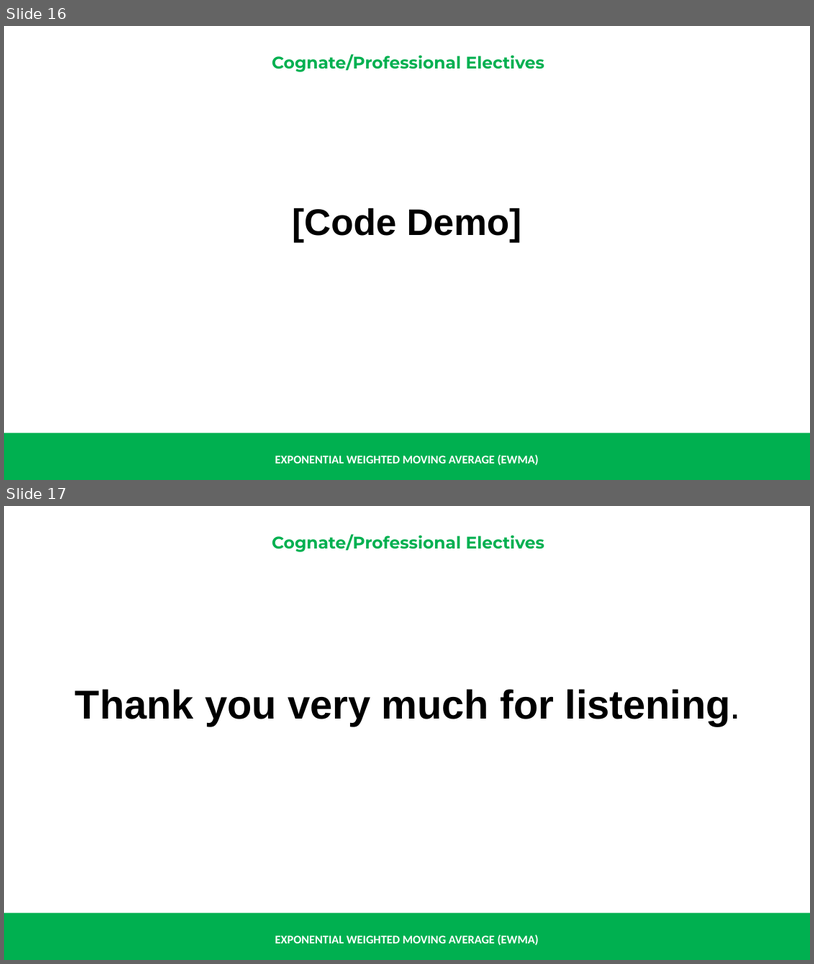
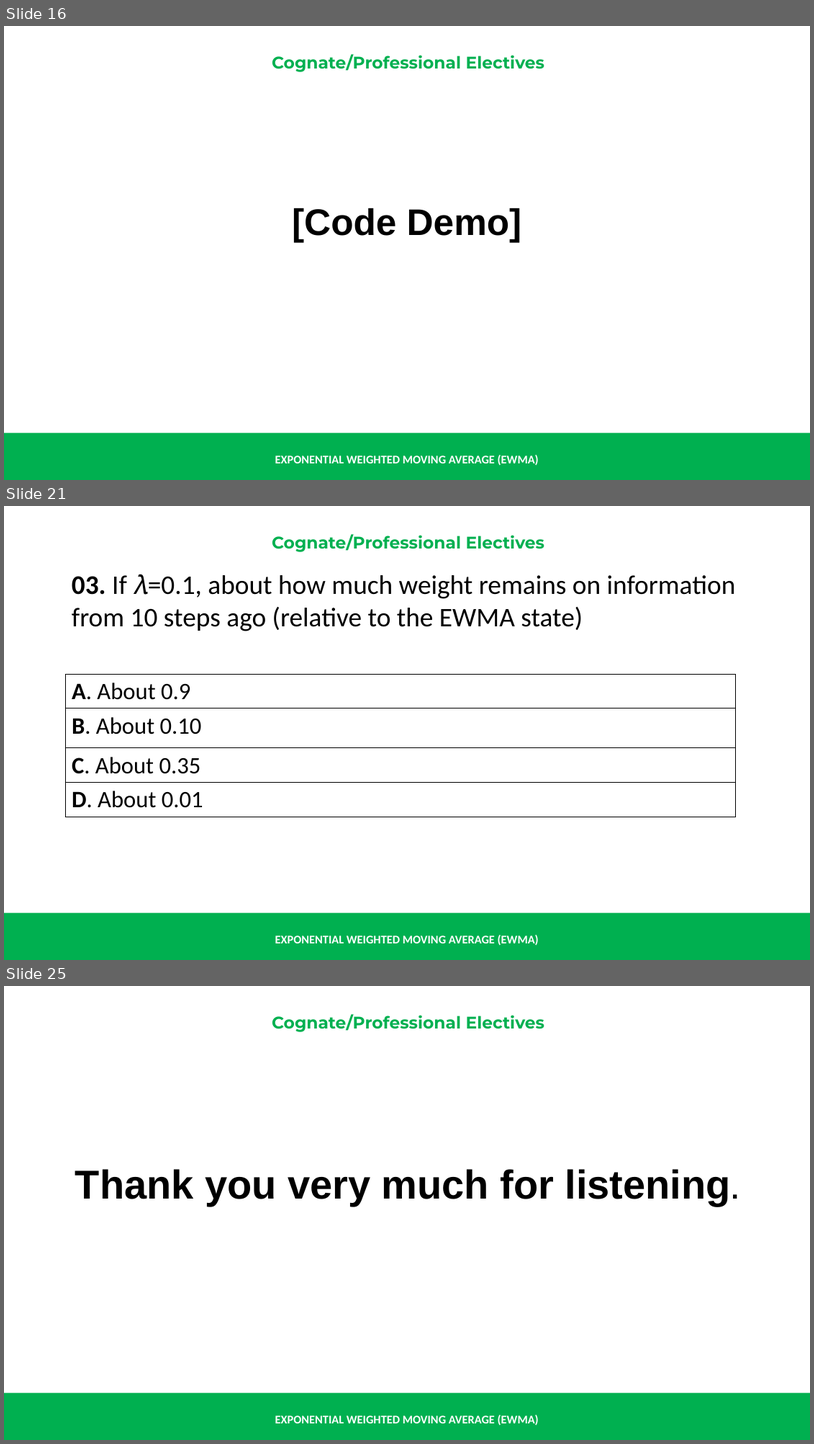
Before and after one commit to renatomaaliw3/public_files, a slide deck: CPE Electives (1 - 3)/01. Lectures Notebook/000. Presentations & Text Books/01. Presentation Slides/06.6 EWMA.pptx. Shown one above the other, each under a label of ours: slides 16 and 17 before the commit, slides 16, 21 and 25 after it; the slides between them are not shown. The pictures are 814x964 and 814x1444 pixels, drawn with LibreOffice and Linux fonts; fonts in the diff are those of the drawing. Boxes give left, top, right and bottom in pixels: in the first picture for what was removed or moved away, otherwise in the second. Text is boxed around its words. In the diff, an @@ line names an element or a change of style, - is before the commit and + after.

```diff
--- a/CPE Electives (1 - 3)/01. Lectures Notebook/000. Presentations & Text Books/01. Presentation Slides/06.6 EWMA.pptx
+++ b/CPE Electives (1 - 3)/01. Lectures Notebook/000. Presentations & Text Books/01. Presentation Slides/06.6 EWMA.pptx
@@ slide 21 added at <box>4,506,810,960</box>, background #FFFFFF; not listed: 3 template elements that a slide beside it also shows @@
@@ text added at <box>72,574,736,631</box>, 32 pt, text #000000 @@
+03. If 𝜆=0.1, about how much weight remains on information from 10 steps ago (relative to the EWMA state)
@@ table added at <box>66,674,736,817</box>, 4 rows, 1 columns @@
+A. About 0.9
+B. About 0.10
+C. About 0.35
+D. About 0.01
@@ what was slide 17 is now slide 25 @@
```
Also in this commit, not shown: 2 slides changed, 7 other slides added, 16 other files.
